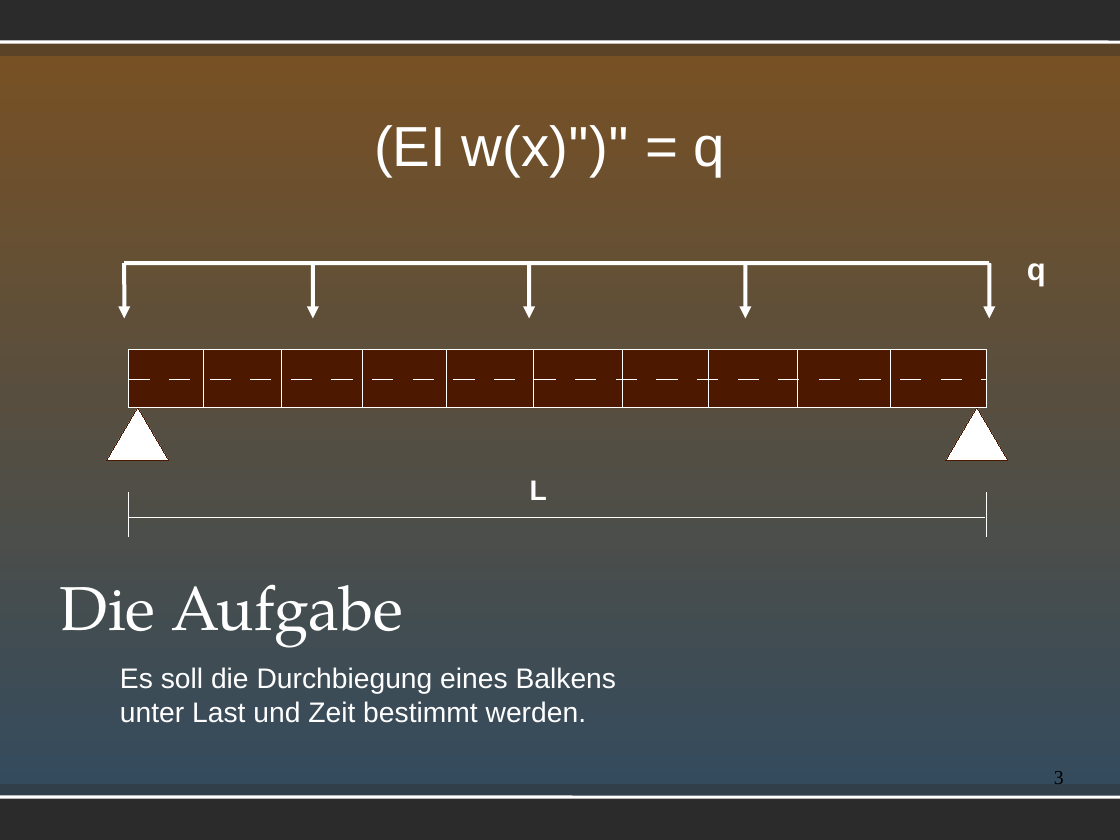
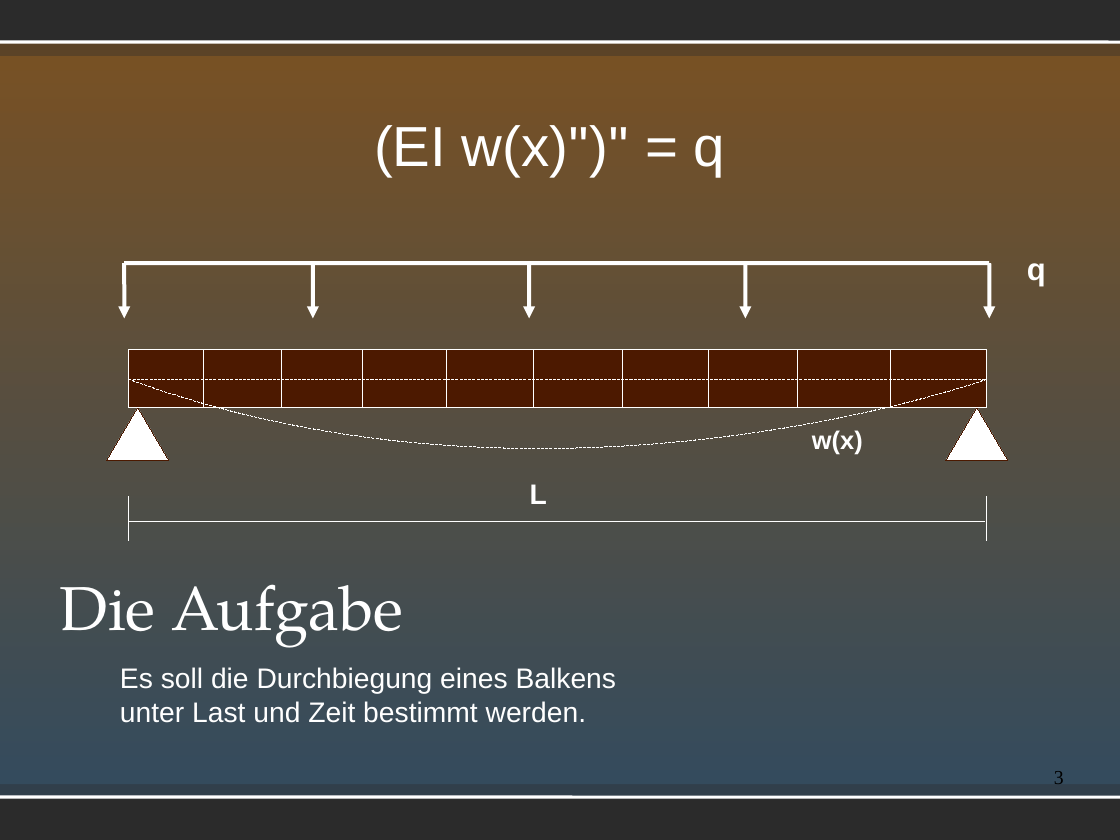
Before and after one commit to ludgerheide/biegebalken, a slide deck: slide 3 of Gruppe 132.odp. Drawn at 1120x840 pixels with LibreOffice and Linux fonts; fonts in the diff are those of the drawing; background and template pictures are left out; a plain dark background stands for a picture behind light text. Boxes give left, top, right and bottom in pixels: in the first picture for what was removed or moved away, otherwise in the second. Text is boxed around its words. In the diff, an @@ line names an element or a change of style, - is before the commit and + after.

```diff
--- a/Gruppe 132.odp
+++ b/Gruppe 132.odp
@@ freeform shape added at [129, 379, 988, 448], outline #FFFFFF 0 pt @@
@@ text added at [812, 430, 863, 454], 18 pt, text #FFFFFF, bold @@
+w(x)
@@ 3 lines, 1 text: place and size @@
-3 lines, 1 text at [129, 480, 987, 537]
+3 lines, 1 text at [129, 484, 987, 540]
```
Also in this commit, not shown: 1 other slide changed, 2 other files.
